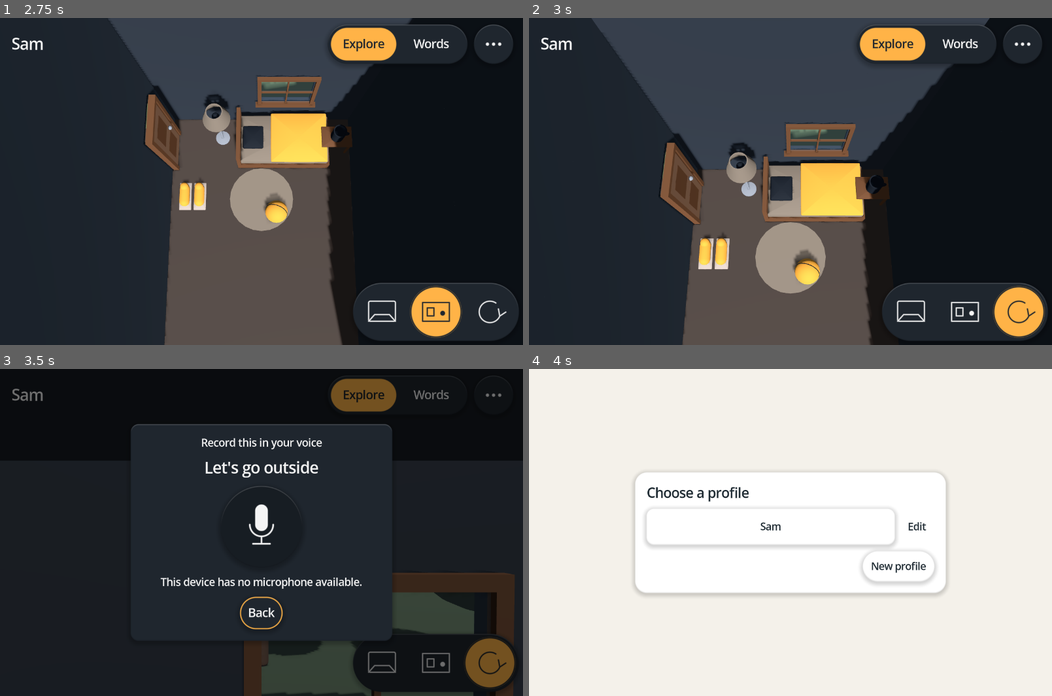
Above: before the commit, frames 1-4 (two rows, left to right).
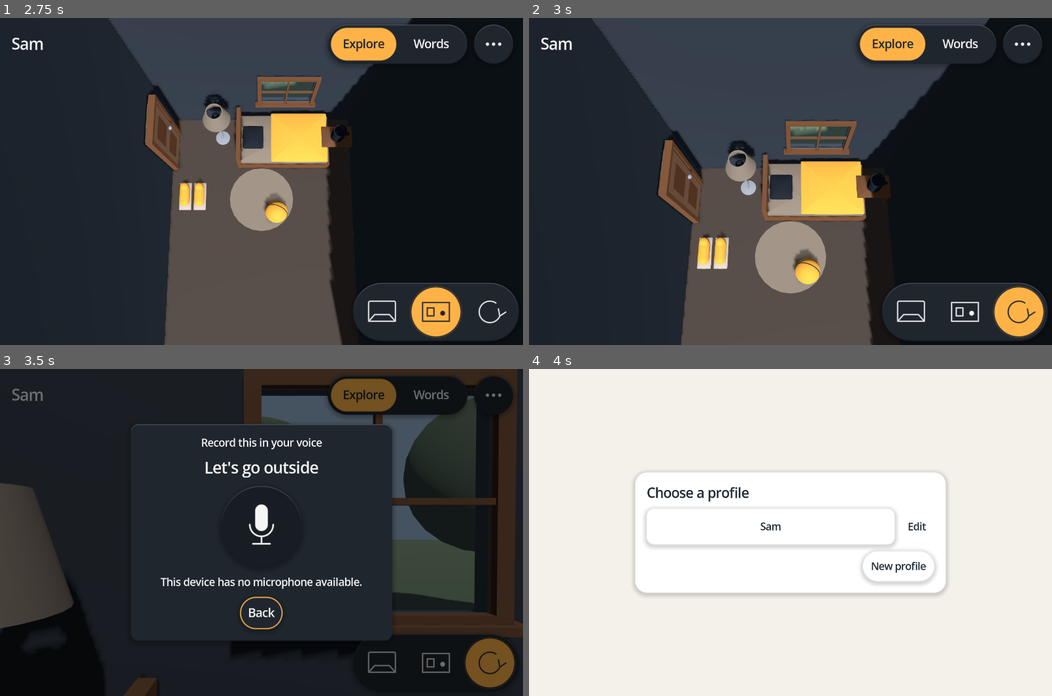
Above: after the commit, the same moments.

Repository: crashtestbrandt/alex
Game: Godot game, scene res://tools/instr/screenshot_probe.tscn
Two runs of this game, one before a commit and one after it. Both use one fixed random seed, a clock stepped at 60 frames per second and the inputs below. This scene is started directly instead of the project's main scene.
Inputs (mouse positions are in pixels of both pictures, inside the frame that each line leads up to):
- Up to frame 1 (2.75 s): click "Explore" at 0.5 s; click (381, 312) at 1.27 s; click (434, 312) at 2.02 s
- Up to frame 2 (3 s): click (1020, 312) at 2.77 s
- Up to frame 3 (3.5 s): no input
- Up to frame 4 (4 s): click "Sam" at 3.5 s

Frame 1 is identical in both runs. In frame 2, 2.4% of the frame differs, in the area x 21-81%, y 14-100%; in frame 3, 22%, in the area x 0-100%, y 0-100%; in frame 4, nothing differs.

Commit message:
fix(rooms) Tilt stands at eye height unless something is really under it (#20) (#28)

Diff:
--- a/scripts/child/room_view.gd
+++ b/scripts/child/room_view.gd
@@ -54,7 +54,8 @@
 ## Front and Top: how far in from the fit, and where the frame has moved, in meters on the target plane.
 var _zoom: float = 1.0
 var _pan: Vector2 = Vector2.ZERO
-## Tilt: where the camera looks and how narrow its view is.
+## Tilt: where the camera stands, found once per room, where it looks, and how narrow its view is.
+var _tilt_origin: Vector3 = Vector3(0.0, RoomSpace.TILT_EYE_HEIGHT, 0.0)
 var _yaw: float = 0.0
 var _pitch: float = 0.0
 var _tilt_zoom: float = 1.0
@@ -125,6 +126,7 @@
 		body.set_rest(RoomSpace.place(s))
 		_world.add_child(body)
 		_bodies[s.id] = body
+	_tilt_origin = RoomSpace.tilt_origin(r)
 	_build_shell()
 	_clear_captions()
 	_widget.set_mode(r.camera)
@@ -623,7 +625,7 @@
 func _apply_tilt_camera() -> void:
 	_fov = CameraFraming.tilt_fov(_tilt_zoom)
 	_camera.fov = _fov
-	_camera.transform = CameraFraming.tilt_transform(RoomSpace.tilt_origin(_room), _yaw, _pitch)
+	_camera.transform = CameraFraming.tilt_transform(_tilt_origin, _yaw, _pitch)
 	_camera.h_offset = 0.0
 	_camera.v_offset = 0.0
 
--- a/scripts/geometry/room_space.gd
+++ b/scripts/geometry/room_space.gd
@@ -71,17 +71,20 @@
 const TILT_CLEARANCE: float = 0.25
 
 ## Where a Tilt camera stands: the room's center at eye height, raised over any floor object whose footprint
-## reaches the center, and never up to the ceiling.
+## reaches the center, by that object's real height, and never up to the ceiling. The footprint and the
+## height come from the object's recipe, so a long low tub leaves the camera at eye height. Each recipe is
+## built here, so a caller keeps the result for the room rather than asking every frame.
 static func tilt_origin(r: Room) -> Vector3:
 	var y: float = TILT_EYE_HEIGHT
 	if r != null:
 		for s: Spot in r.spots:
 			if s.wall != Spot.Wall.NONE:
 				continue
+			var box: AABB = ObjectRecipes.make(s.kind, spot_size_m(s), StylePreset.new()).aabb()
 			var at: Vector3 = place(s).origin
-			var size_m: float = spot_size_m(s)
-			if Vector2(at.x, at.z).length() <= size_m / 2.0 + TILT_CLEARANCE:
-				y = maxf(y, s.height * HEIGHT + size_m + TILT_CLEARANCE)
+			var footprint: Rect2 = Rect2(at.x + box.position.x, at.z + box.position.z, box.size.x, box.size.z).grow(TILT_CLEARANCE)
+			if footprint.has_point(Vector2.ZERO):
+				y = maxf(y, at.y + box.end.y + TILT_CLEARANCE)
 	return Vector3(0.0, minf(y, HEIGHT - TILT_CLEARANCE), 0.0)
 
 ## The floor of what the camera must keep in frame: at least this much of the walls' height.
--- a/tests/unit/room_space_test.gd
+++ b/tests/unit/room_space_test.gd
@@ -52,15 +52,20 @@
 	assert_almost_eq(empty.z, 0.0, 0.0001, "centered in depth")
 	assert_almost_eq(empty.y, RoomSpace.TILT_EYE_HEIGHT, 0.0001, "eye height with nothing under it")
 	assert_almost_eq(RoomSpace.tilt_origin(null).y, RoomSpace.TILT_EYE_HEIGHT, 0.0001, "no room, eye height")
-	var rug: Room = Room.from_dict({"id": "r", "spots": [{"id": "rug", "gestalt": "g", "x": 0.5, "y": 0.5, "size": 0.25}]})
-	assert_almost_eq(RoomSpace.tilt_origin(rug).y, RoomSpace.TILT_EYE_HEIGHT, 0.0001, "a low thing at the center leaves eye height")
-	var tall: Room = Room.from_dict({"id": "r", "spots": [{"id": "lamp", "gestalt": "g", "x": 0.5, "y": 0.5, "size": 0.5}]})
-	assert_almost_eq(RoomSpace.tilt_origin(tall).y, 0.5 * RoomSpace.WIDTH + RoomSpace.TILT_CLEARANCE, 0.0001, "a tall thing at the center raises the camera")
-	var corner: Room = Room.from_dict({"id": "r", "spots": [{"id": "wardrobe", "gestalt": "g", "x": 0.05, "y": 0.05, "size": 0.5}]})
+	var rug: Room = Room.from_dict({"id": "r", "spots": [{"id": "rug", "gestalt": "g", "x": 0.5, "y": 0.5, "size": 0.4}]})
+	assert_almost_eq(RoomSpace.tilt_origin(rug).y, RoomSpace.TILT_EYE_HEIGHT, 0.0001, "a wide low thing at the center leaves eye height")
+	var tub: Room = Room.from_dict({"id": "r", "spots": [{"id": "tub", "kind": "tub", "gestalt": "g", "x": 0.65, "y": 0.25, "size": 0.5}]})
+	assert_almost_eq(RoomSpace.tilt_origin(tub).y, RoomSpace.TILT_EYE_HEIGHT, 0.0001, "a long tub off center leaves eye height")
+	var bed: Room = Room.from_dict({"id": "r", "spots": [{"id": "bed", "kind": "bed", "gestalt": "g", "x": 0.62, "y": 0.2, "size": 0.5}]})
+	assert_almost_eq(RoomSpace.tilt_origin(bed).y, RoomSpace.TILT_EYE_HEIGHT, 0.0001, "the bedroom's bed leaves eye height")
+	var lamp_height: float = ObjectRecipes.make(Spot.Kind.LIGHT, 0.5 * RoomSpace.WIDTH, StylePreset.new()).aabb().end.y
+	var tall: Room = Room.from_dict({"id": "r", "spots": [{"id": "lamp", "kind": "light", "gestalt": "g", "x": 0.5, "y": 0.5, "size": 0.5}]})
+	assert_almost_eq(RoomSpace.tilt_origin(tall).y, lamp_height + RoomSpace.TILT_CLEARANCE, 0.0001, "a tall thing at the center raises the camera by its real height")
+	var corner: Room = Room.from_dict({"id": "r", "spots": [{"id": "lamp", "kind": "light", "gestalt": "g", "x": 0.05, "y": 0.05, "size": 0.5}]})
 	assert_almost_eq(RoomSpace.tilt_origin(corner).y, RoomSpace.TILT_EYE_HEIGHT, 0.0001, "a tall thing in a corner is not under the camera")
 	var wall: Room = Room.from_dict({"id": "r", "spots": [{"id": "door", "gestalt": "g", "wall": "back", "x": 0.5, "size": 0.6}]})
 	assert_almost_eq(RoomSpace.tilt_origin(wall).y, RoomSpace.TILT_EYE_HEIGHT, 0.0001, "a wall object is never under the camera")
-	var huge: Room = Room.from_dict({"id": "r", "spots": [{"id": "bed", "gestalt": "g", "x": 0.5, "y": 0.5, "height": 0.5, "size": 0.6}]})
+	var huge: Room = Room.from_dict({"id": "r", "spots": [{"id": "bed", "kind": "bed", "gestalt": "g", "x": 0.5, "y": 0.5, "height": 0.7, "size": 0.6}]})
 	assert_almost_eq(RoomSpace.tilt_origin(huge).y, RoomSpace.HEIGHT - RoomSpace.TILT_CLEARANCE, 0.0001, "never up to the ceiling")
 
 func test_content_box_stops_at_the_tallest_spot() -> void:
